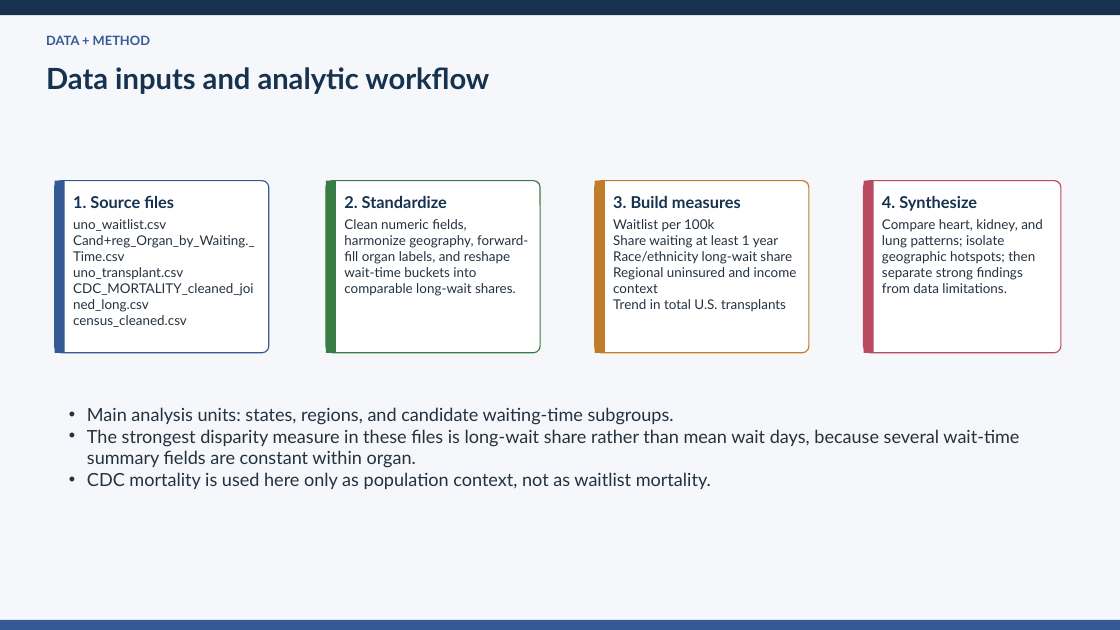
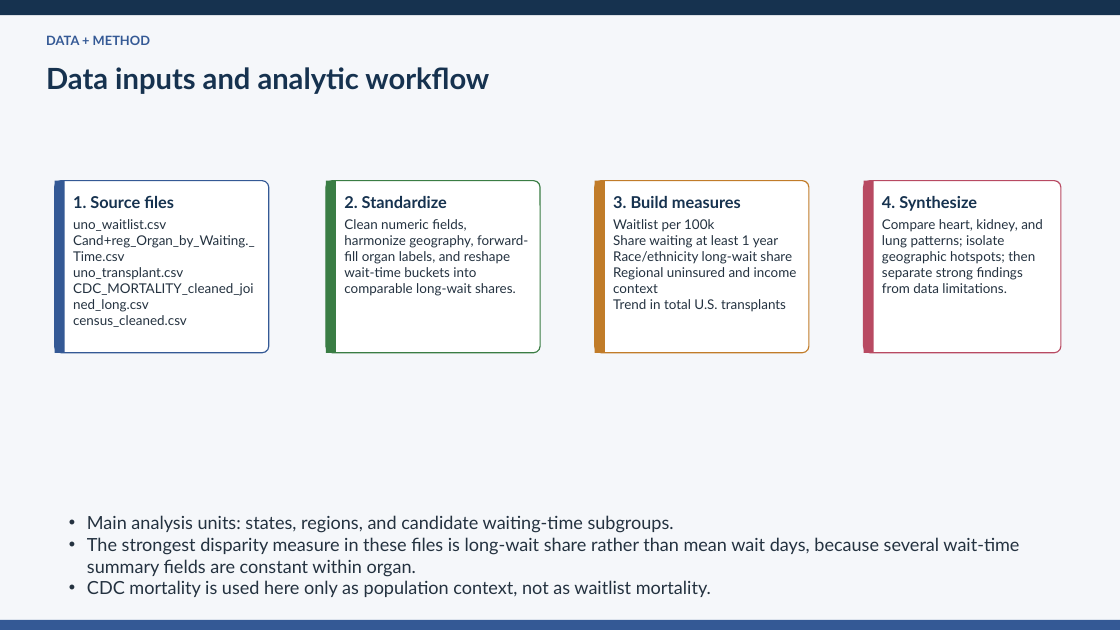
Before and after one commit to ansonrk/Capstone-DA16, a slide deck: slide 4 of DASHBOARD/transplant_equity_capstone_MVP.pptx (slide 3 before the commit). Drawn at 1120x630 pixels with LibreOffice and Linux fonts; fonts in the diff are those of the drawing. Boxes give left, top, right and bottom in pixels: in the first picture for what was removed or moved away, otherwise in the second. Text is boxed around its words. In the diff, an @@ line names an element or a change of style, - is before the commit and + after.

```diff
--- a/DASHBOARD/transplant_equity_capstone_MVP.pptx
+++ b/DASHBOARD/transplant_equity_capstone_MVP.pptx
@@ text "Main analysis units: states, regions, ...": place and size @@
-text "Main analysis units: states, regions, ..." at [87, 407, 1019, 489]
+text "Main analysis units: states, regions, ..." at [87, 515, 1019, 597]
```
Also in this commit, not shown: 6 other slides changed, 5 slides added, 2 slides removed, 2 other files.
